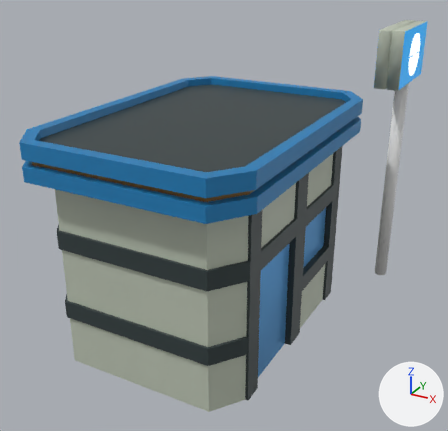
The glTF model PokemonGLT/TiendaPokemon.glb: old version first, new version second.
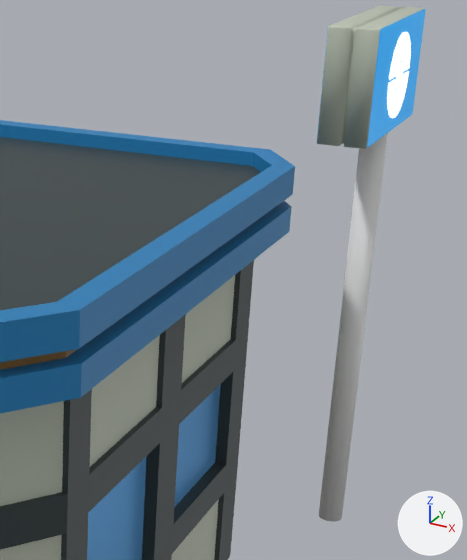
Old and new are each drawn whole from a 50 mm camera at (4.38, -7.53, 5.59) aimed at (0.05, 0.33, 1.66) and again close up on the part from 48% to 100% of the width and 4% to 68% of the height. Arrows for +X, +Y and +Z are at lower right; the lights stay in place. Where no turn or scale is listed for an object, it has been applied to the vertices.

The first close-up shows 'Cartel', 'Poste', 'Tienda', 'Ventanas'.
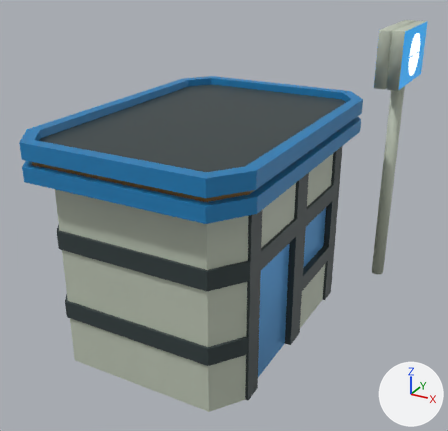
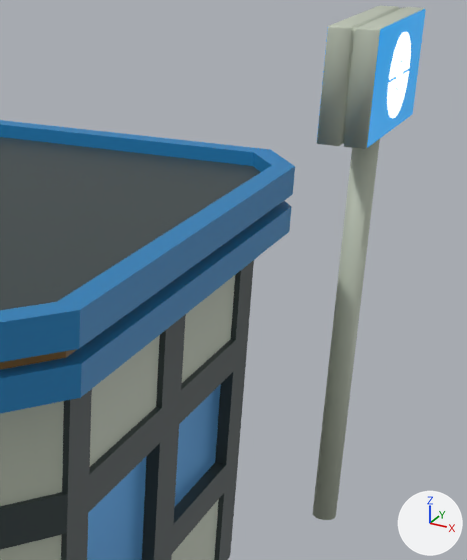
Commit message: Creacion de metodo de rotar y arreglos en modelo de tienda

Changed parts and their boxes [x1, y1, x2, y2] in the close-ups (467 x 560 px):
'Poste', recoloured, moved: before [319, 133, 388, 522]; after [313, 139, 380, 520]

What the commit changed:
me_cylinder_007 has 64 vertices, 124 faces and spans x -0.11..0.11, y -0.11..0.11, z -0.11..3.53.
me_cylinder_007 now uses material mat_paredtienda (light grey #bec6b5).
Object 'Poste' (ob_poste) moves from (1.988, 2.931, 0.0) to (1.93, 2.931, 0.0).
